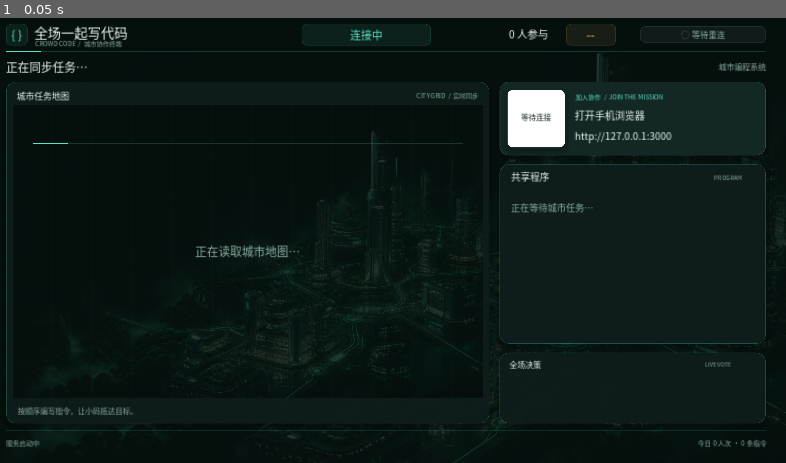
Above: before the commit, frame 1.
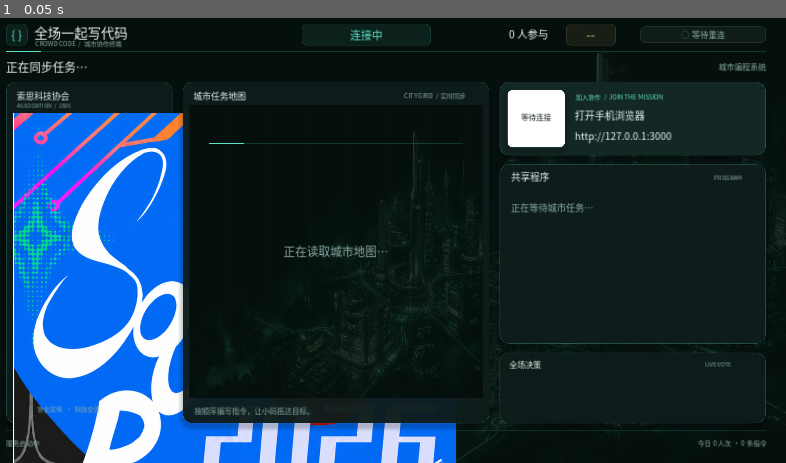
Above: after the commit, the same moment.

Repository: Source-of-USTB/interactive-games
Game: Godot game, scene res://main.tscn
The game is run twice, just before and just after one commit, with the same random seed, the same clock (stepped at 60 frames per second) and the same inputs.
Inputs:
- Up to frame 1 (0.05 s): no input

The runs differ from the first frame. In frame 1, 21% of the frame differs, in the area x 1-62%, y 14-100%.

Commit message:
feat(screen): enlarge poster and tighten map layout

Diff:
--- a/apps/godot/scripts/main.gd
+++ b/apps/godot/scripts/main.gd
@@ -55,6 +55,7 @@
 var qr_texture: TextureRect
 var qr_backing: Panel
 var qr_hint: Label
+var promo_texture: TextureRect
 var map_renderer
 var program_panel
 var vote_box: VBoxContainer
@@ -143,26 +144,50 @@
 	map_meta_label.size = Vector2(640, 38)
 	add_child(map_meta_label)
 
+	var promo_host := ui.panel(Color(PANEL, 0.96), 22)
+	promo_host.position = Vector2(48, 165)
+	promo_host.size = Vector2(400, 820)
+	add_child(promo_host)
+	var promo_title := ui.label("索思科技协会", 21, ui.INK)
+	promo_title.position = Vector2(26, 16)
+	promo_host.add_child(promo_title)
+	var promo_caption := ui.label("ASSOCIATION  /  2026", 13, MUTED)
+	promo_caption.position = Vector2(26, 47)
+	promo_host.add_child(promo_caption)
+	promo_texture = TextureRect.new()
+	promo_texture.texture = ui.texture("poster")
+	promo_texture.position = Vector2(18, 76)
+	promo_texture.size = Vector2(364, 515)
+	promo_texture.expand_mode = TextureRect.EXPAND_IGNORE_SIZE
+	promo_texture.stretch_mode = TextureRect.STRETCH_KEEP_ASPECT_CENTERED
+	promo_texture.mouse_filter = Control.MOUSE_FILTER_IGNORE
+	promo_host.add_child(promo_texture)
+	var promo_note := ui.label("协会宣传  ·  科技交流", 15, MUTED)
+	promo_note.position = Vector2(26, 774)
+	promo_note.size = Vector2(248, 28)
+	promo_note.horizontal_alignment = HORIZONTAL_ALIGNMENT_CENTER
+	promo_host.add_child(promo_note)
+
 	var map_panel := ui.panel(Color(PANEL, 0.96), 22)
-	map_panel.position = Vector2(48, 165)
-	map_panel.size = Vector2(1160, 820)
+	map_panel.position = Vector2(472, 165)
+	map_panel.size = Vector2(736, 820)
 	add_child(map_panel)
 	var map_title := ui.label("城市任务地图", 21, ui.INK)
 	map_title.position = Vector2(26, 16)
 	map_panel.add_child(map_title)
 	var map_caption := ui.label("CITY GRID  /  实时同步", 15, MUTED)
-	map_caption.position = Vector2(800, 22)
-	map_caption.size = Vector2(334, 28)
+	map_caption.position = Vector2(380, 22)
+	map_caption.size = Vector2(300, 28)
 	map_caption.horizontal_alignment = HORIZONTAL_ALIGNMENT_RIGHT
 	map_panel.add_child(map_caption)
 	map_renderer = MapRenderer.new()
 	map_renderer.position = Vector2(16, 56)
-	map_renderer.size = Vector2(1128, 702)
+	map_renderer.size = Vector2(704, 702)
 	map_renderer.mouse_filter = Control.MOUSE_FILTER_IGNORE
 	map_panel.add_child(map_renderer)
 	knowledge_label = ui.label("按顺序编写指令，让小码抵达目标。", 18, MUTED)
 	knowledge_label.position = Vector2(28, 774)
-	knowledge_label.size = Vector2(1104, 30)
+	knowledge_label.size = Vector2(680, 30)
 	knowledge_label.text_overrun_behavior = TextServer.OVERRUN_TRIM_ELLIPSIS
 	map_panel.add_child(knowledge_label)
 
Binary file added: apps/godot/assets/art/poster.png
Not shown, added: apps/web/public/assets/poster.png
Not shown, changed: apps/web/src/ScreenPage.tsx
Not shown, changed: apps/web/src/styles.css
